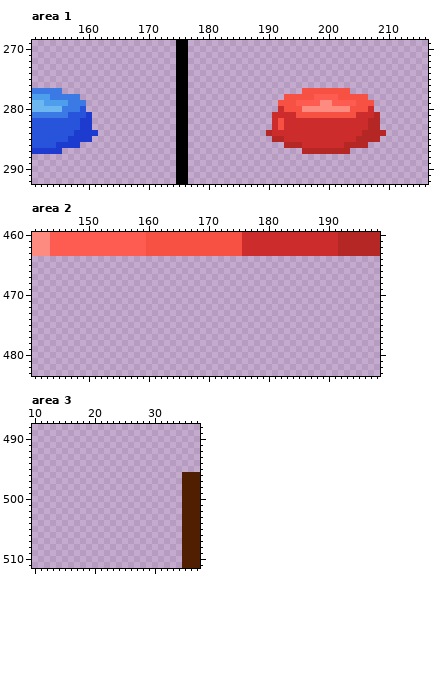
File history of a pixel-art file, OpenGL/Content/images/test_tileset_3.aseprite. The first picture shows the starting point.
512x512 pixels, 1 frame. Colours within 5 levels of each other are drawn and written as one. Shown: area 1: x 151..216, y 269..292; area 2: x 141..198, y 460..483; area 3: x 10..37, y 488..511. The commit also changed other parts of the picture, which this record leaves out.
Now the later version:
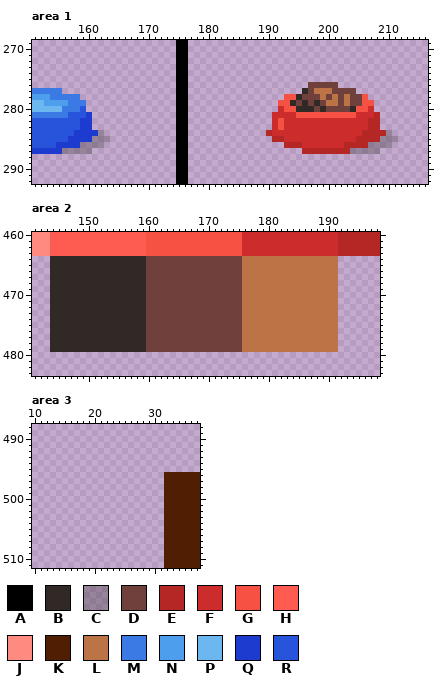
Palette (. is transparent): A #000000  B #312926  C #39393956  D #70403c  E #b52725  F #cc2d2c  G #f75143  H #fe5c50  J #fe8b80  K #501e00  L #bc7447  M #3b7ae4  N #4e9eee  P #6db7f0  Q #1d3ccf  R #2854db
Changes in this commit:
Area 1, layer "Layer 2":
y 276: x 197..201 ..... -> DDDDD
y 277: x 196..204 GGGGGGGG. -> BDLLLDDDD
y 278: x 195..205 GGGHHHHGGGG -> BDDDLDLDLDD
y 279: x 194..205 GHHHHJJHHHHG -> BDBDBDLLDLDD
y 280: x 195..204 GJJJJJJJJG -> BBBDBDDDDB
y 284: x 162 . -> C; x 210 . -> C
y 285: x 161..163 ... -> CCC; x 209..211 ... -> CCC
y 286: x 159..162 .... -> CCCC; x 207..210 .... -> CCCC
y 287: x 156..160 ..... -> CCCCC; x 204..208 ..... -> CCCCC
Area 2, layer "Layer 2":
y 464..479: x 144..191 ................................................ -> BBBBBBBBBBBBBBBBDDDDDDDDDDDDDDDDLLLLLLLLLLLLLLLL
Area 3, layer "Layer 2":
y 496..511: x 32..34 ... -> KKK
